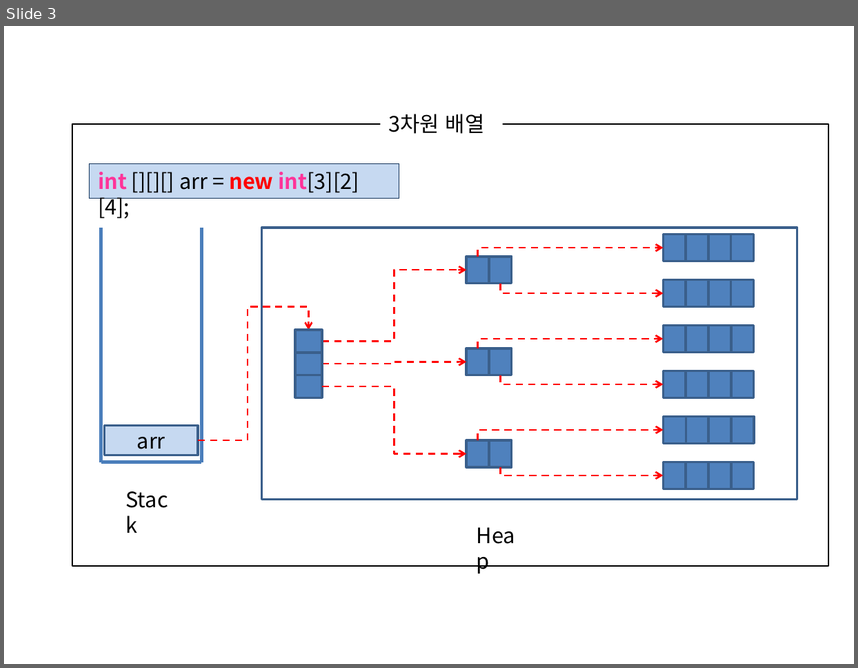
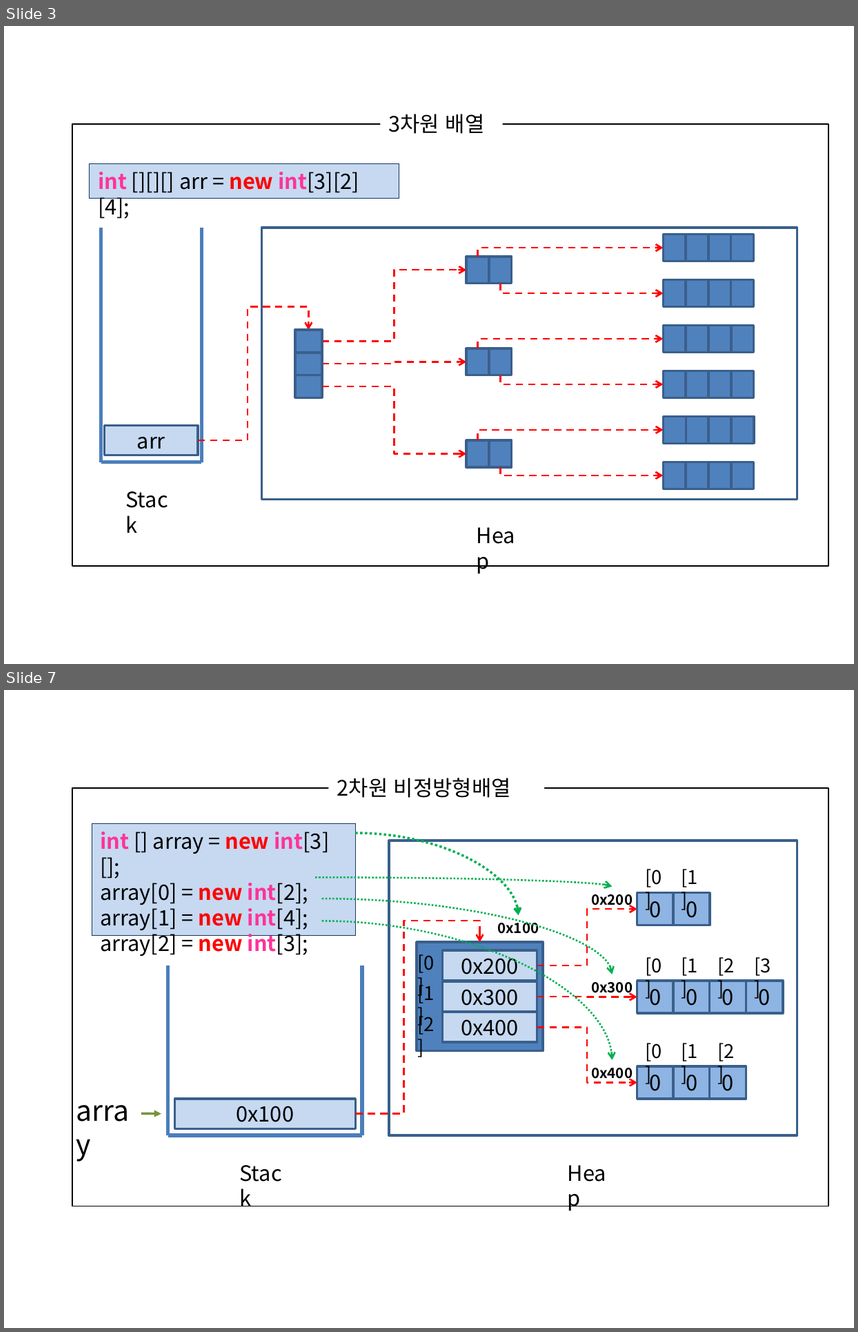
Before and after one commit to Uginim/JavaSWEngineeringCourse, a slide deck: documents/ArraysInMemory.pptx. Shown one above the other, each under a label of ours: slide 3 before the commit, slides 3 and 7 after it; the slides between them are not shown. The pictures are 858x668 and 858x1332 pixels, drawn with LibreOffice and Linux fonts; fonts in the diff are those of the drawing. Boxes give left, top, right and bottom in pixels: in the first picture for what was removed or moved away, otherwise in the second. Text is boxed around its words. In the diff, an @@ line names an element or a change of style, - is before the commit and + after.

```diff
--- a/documents/ArraysInMemory.pptx
+++ b/documents/ArraysInMemory.pptx
@@ slide 7 added at (x1=4, y1=690, x2=854, y2=1328), background #FFFFFF @@
@@ rectangle added at (x1=72, y1=788, x2=829, y2=1206), outline #000000 1 pt @@
@@ text added at (x1=337, y1=778, x2=511, y2=798), 18 pt, text #000000 @@
+2차원 비정방형배열
@@ rectangle added at (x1=92, y1=823, x2=355, y2=935), fill #C6D9F1, outline #17375E 0.75 pt, 18 pt, text #000000 @@
+int [] array = new int[3][];
+array[0] = new int[2];
+array[1] = new int[4];
+array[2] = new int[3];
@@ curved arrow added from (355, 833) to (518, 915), #00B050 2 pt dashed @@
@@ rectangle added at (x1=389, y1=840, x2=797, y2=1134), outline #3A5F8C 2 pt @@
@@ group added at (x1=591, y1=869, x2=710, y2=925): 3 texts, 2 rectangles @@
+0x200
+0
+[0]
+0
+[1]
@@ curved arrow added from (315, 877) to (612, 887), #00B050 1.5 pt dashed @@
@@ curved arrow added from (322, 898) to (612, 974), #00B050 1.5 pt dashed @@
@@ elbow arrow added from (537, 965) to (637, 909), #FF0000 1.5 pt dashed @@
@@ text added at (x1=100, y1=929, x2=177, y2=956), 24 pt, text #000000 @@
+array
@@ curved arrow added from (322, 920) to (612, 1060), #00B050 1.5 pt dashed @@
@@ elbow arrow added from (355, 1114) to (480, 942), #FF0000 1.5 pt dashed @@
@@ text added at (x1=497, y1=919, x2=539, y2=934), 12 pt, text #000000, bold @@
+0x100
@@ rectangle added at (x1=417, y1=942, x2=542, y2=1050), fill #4F81BD, outline #3A5F8C 2 pt @@
@@ text added at (x1=417, y1=950, x2=434, y2=974), 16 pt, text #000000 @@
+[0]
@@ rectangle added at (x1=443, y1=950, x2=538, y2=980), fill #C6D9F1, outline #3A5F8C 2 pt, 18 pt, text #000000 @@
+0x200
@@ group added at (x1=591, y1=957, x2=783, y2=1013): 5 texts, 4 rectangles @@
+0x300
+0
+[0]
+0
+[1]
+0
+[2]
+0
+[3]
@@ line added from (168, 965) to (168, 1136), #4B7EBC 3 pt @@
@@ line added from (362, 965) to (362, 1136), #4B7EBC 3 pt @@
@@ text added at (x1=417, y1=974, x2=434, y2=1005), 16 pt, text #000000 @@
+[1]
@@ rectangle added at (x1=443, y1=982, x2=538, y2=1012), fill #C6D9F1, outline #3A5F8C 2 pt, 18 pt, text #000000 @@
+0x300
@@ elbow arrow added from (537, 996) to (637, 997), #FF0000 1.5 pt dashed @@
@@ text added at (x1=417, y1=1012, x2=434, y2=1036), 16 pt, text #000000 @@
+[2]
@@ rectangle added at (x1=443, y1=1012, x2=538, y2=1042), fill #C6D9F1, outline #3A5F8C 2 pt, 18 pt, text #000000 @@
+0x400
@@ elbow arrow added from (537, 1027) to (637, 1082), #FF0000 1.5 pt dashed @@
@@ group added at (x1=591, y1=1043, x2=746, y2=1098): 4 texts, 3 rectangles @@
+0x400
+0
+[0]
+0
+[1]
+0
+[2]
@@ rectangle added at (x1=175, y1=1098, x2=356, y2=1127), fill #C6D9F1, outline #3A5F8C 2 pt, 18 pt, text #000000 @@
+0x100
@@ arrow added from (141, 1114) to (161, 1114), #77933C 2 pt @@
@@ line added from (168, 1136) to (362, 1136), #4B7EBC 3 pt @@
@@ text added at (x1=231, y1=1155, x2=299, y2=1189), 18 pt, text #000000 @@
+Stack
@@ text added at (x1=559, y1=1155, x2=627, y2=1189), 18 pt, text #000000 @@
+Heap
```
Also in this commit, not shown: 3 other slides added, 11 other files.
